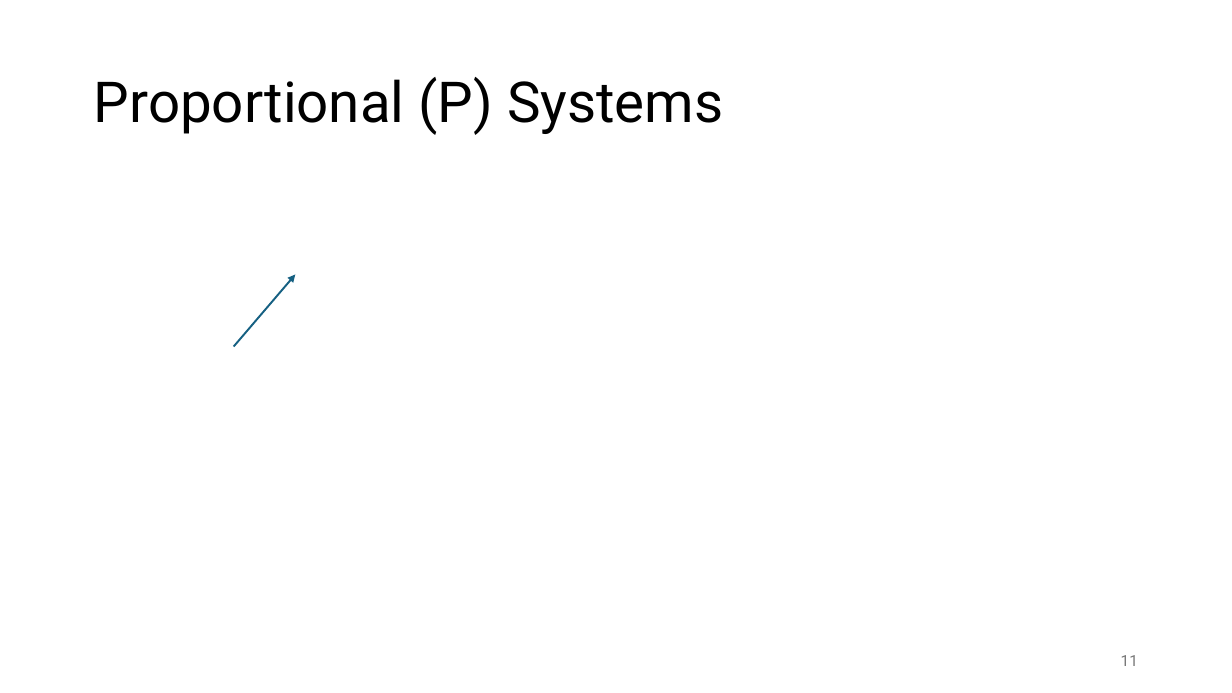
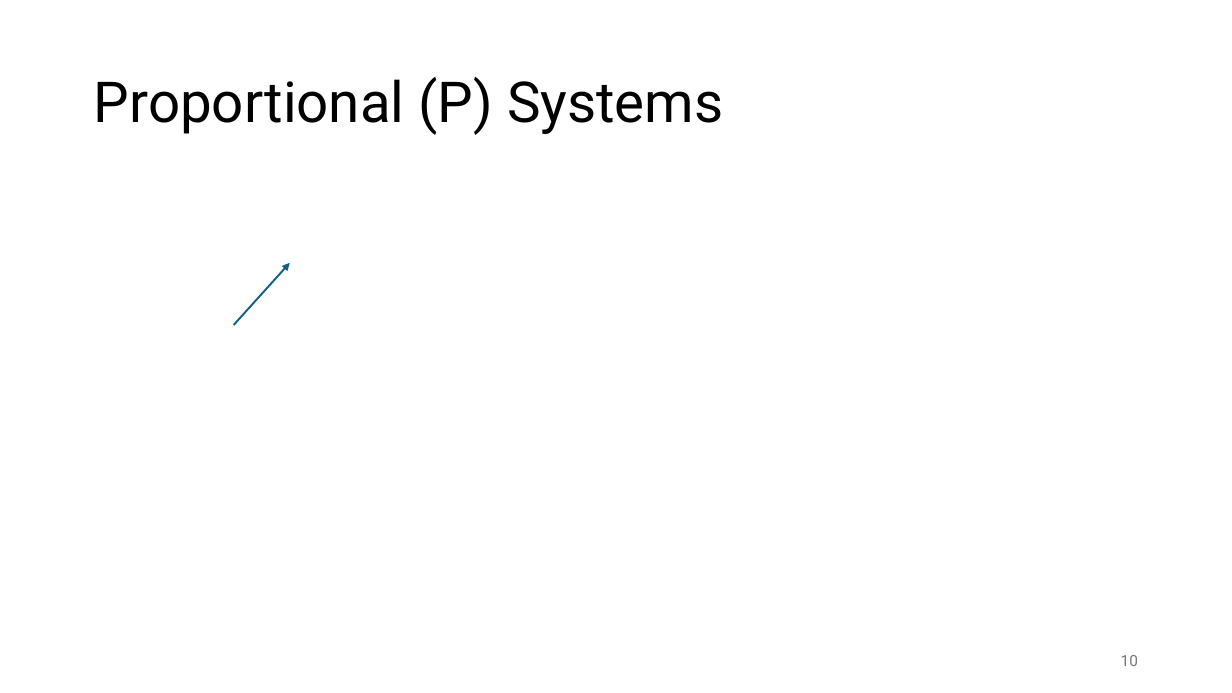
Before and after one commit to FelixWick/control_engineering, a slide deck: slide 10 of slides/1_systems.pptx (slide 11 before the commit). Drawn at 1232x693 pixels with LibreOffice and Linux fonts; fonts in the diff are those of the drawing; grey boxes stand for pictures. Boxes give left, top, right and bottom in pixels: in the first picture for what was removed or moved away, otherwise in the second. Text is boxed around its words. In the diff, an @@ line names an element or a change of style, - is before the commit and + after.

Commit message:
more systems slides

```diff
--- a/slides/1_systems.pptx
+++ b/slides/1_systems.pptx
@@ arrow moved from (234, 347) - (296, 274) to (234, 325) - (290, 262) @@
@@ page number at [1121, 655, 1138, 666]: text changed @@
-11
+10
```
Also in this commit, not shown: 8 other slides changed, 11 slides added.
